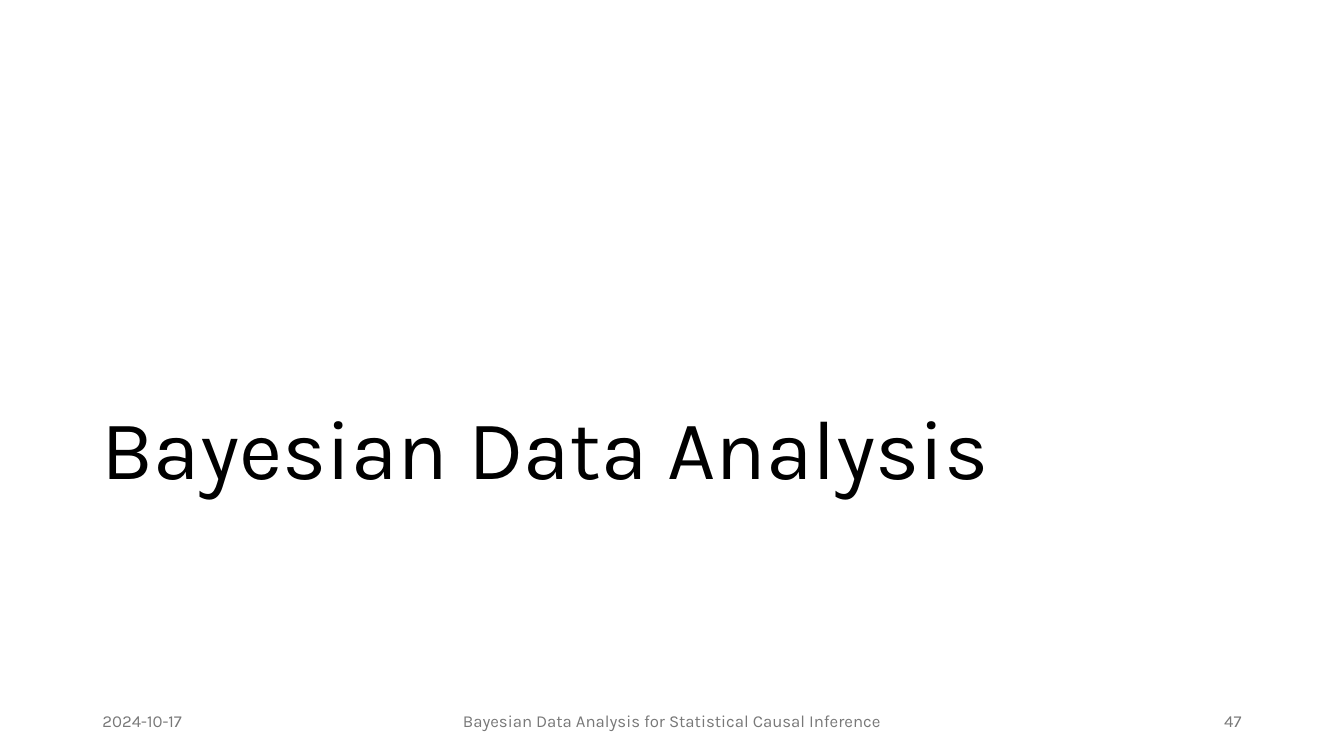
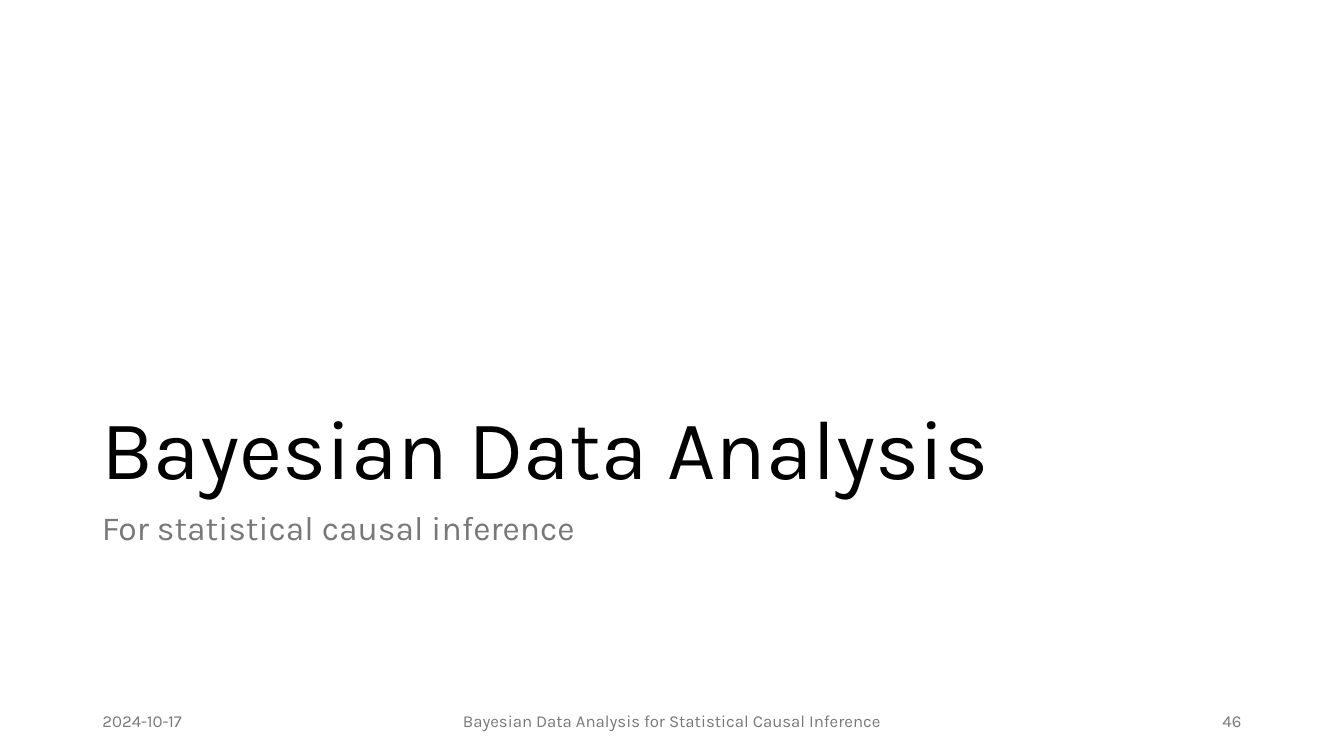
Before and after one commit to JulianFrattini/bda4sci, a slide deck: slide 46 of slides/singular/bda4sci.pptx (slide 47 before the commit). Drawn at 1344x756 pixels with LibreOffice and Linux fonts; fonts in the diff are those of the drawing. Boxes give left, top, right and bottom in pixels: in the first picture for what was removed or moved away, otherwise in the second. Text is boxed around its words. In the diff, an @@ line names an element or a change of style, - is before the commit and + after.

```diff
--- a/slides/singular/bda4sci.pptx
+++ b/slides/singular/bda4sci.pptx
@@ text added at <box>102,517,574,541</box>, 24 pt, text #797979 @@
+For statistical causal inference
@@ page number at <box>1222,716,1241,727</box>: text changed @@
-47
+46
```
Also in this commit, not shown: 10 other slides changed, 4 slides added.
